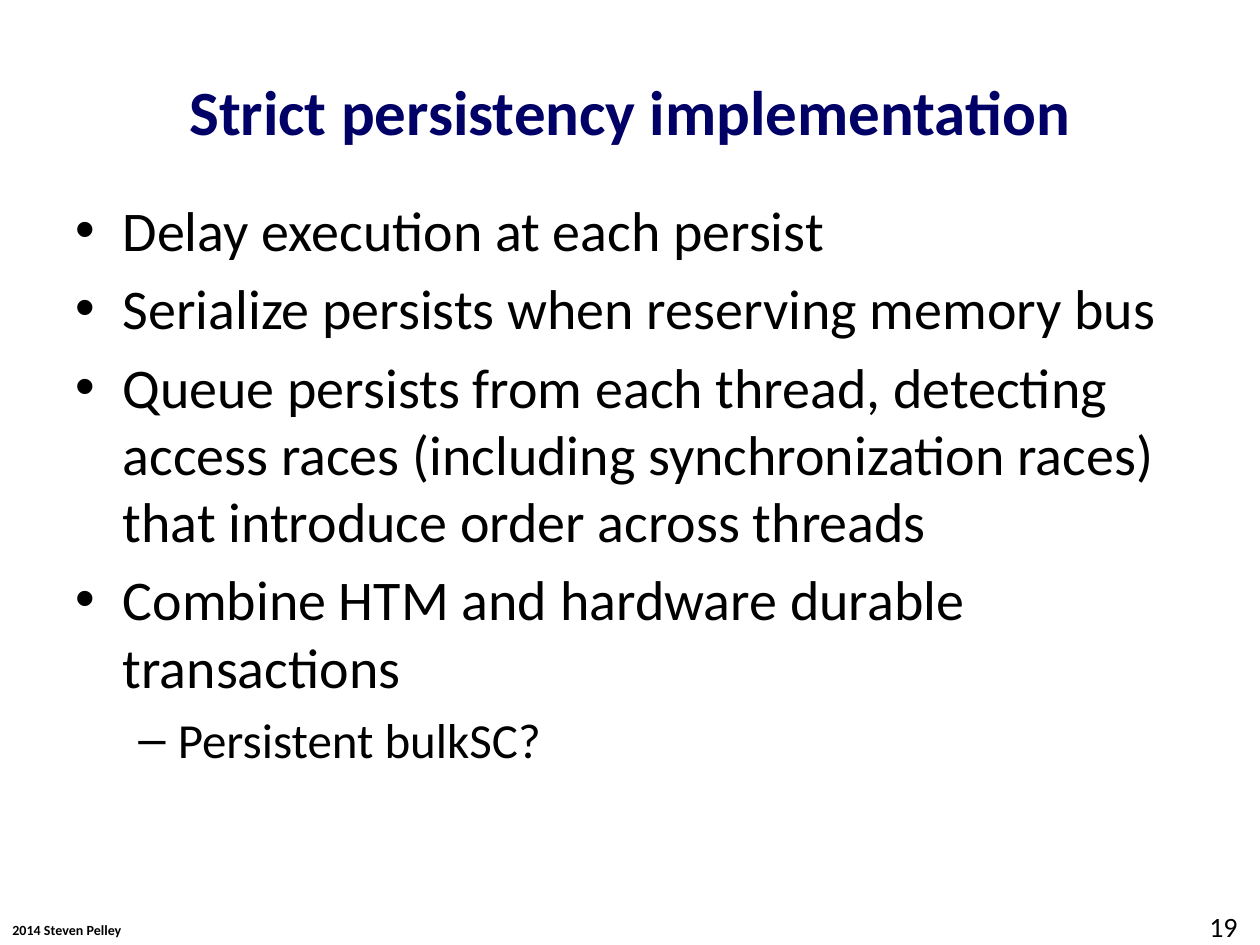
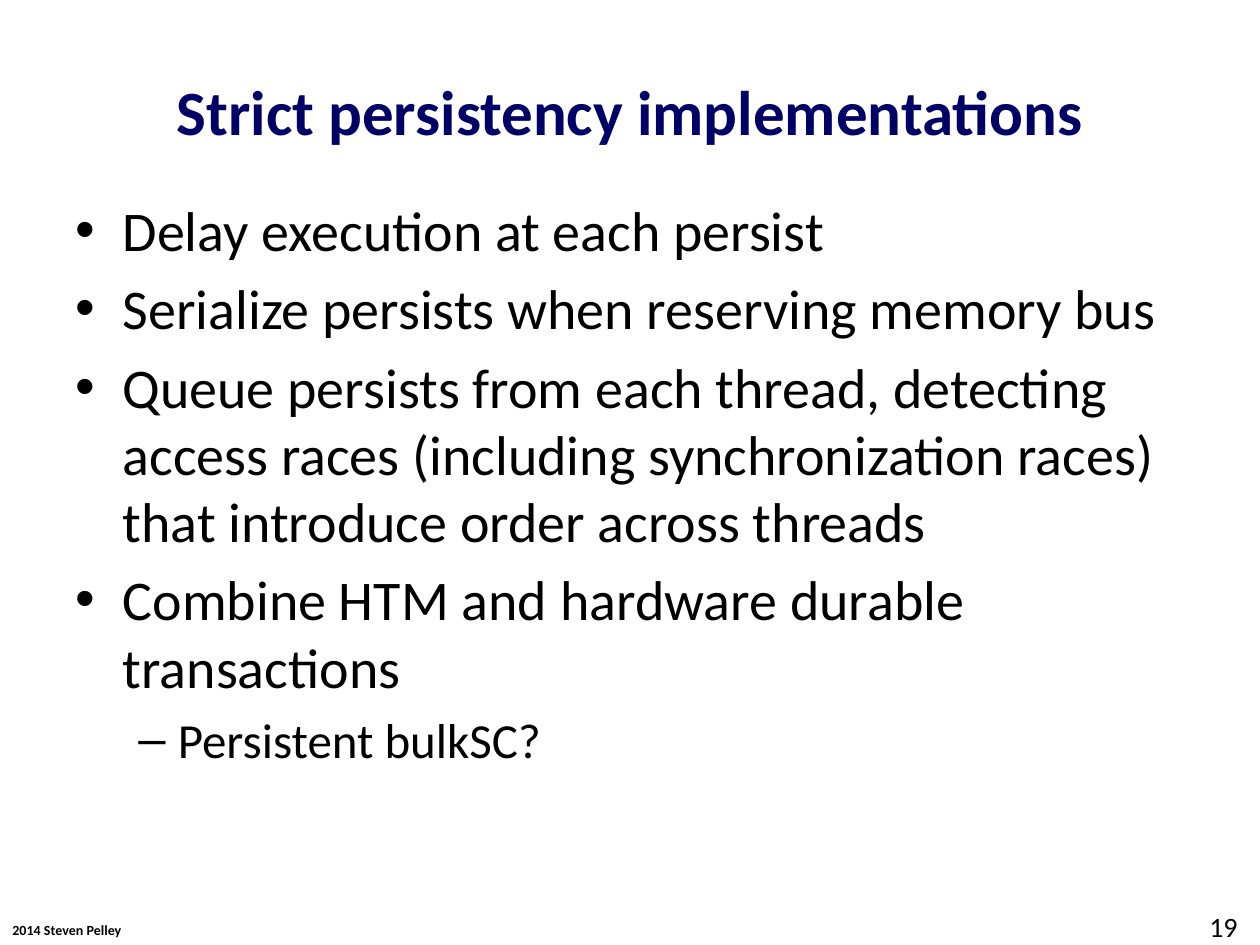
Before and after one commit to Abulila/dissertation, a slide deck: slide 19 of proposal/defense.pptx. Drawn at 1260x945 pixels with LibreOffice and Linux fonts; fonts in the diff are those of the drawing; background and template pictures are left out. Boxes give left, top, right and bottom in pixels: in the first picture for what was removed or moved away, otherwise in the second. Text is boxed around its words. In the diff, an @@ line names an element or a change of style, - is before the commit and + after.

Commit message:
inserting examples for persist epoch races and strand persistency

```diff
--- a/proposal/defense.pptx
+++ b/proposal/defense.pptx
@@ title at <box>177,90,1082,145</box>: text changed @@
-Strict persistency implementation
+Strict persistency implementations
```
Also in this commit, not shown: 6 other slides changed, 1 slide added, 1 slide removed.
